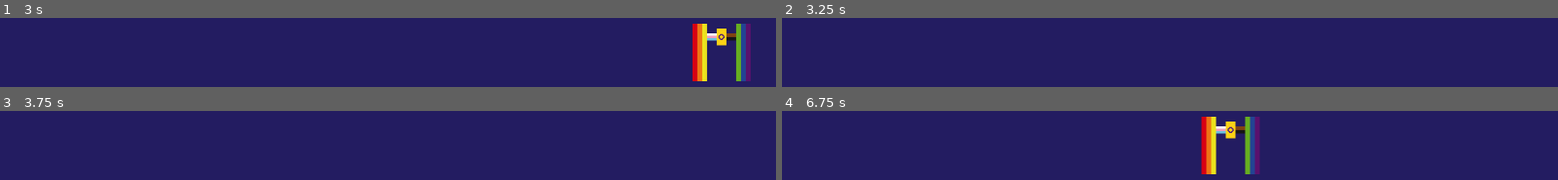
Above: before the commit, frames 1-4 (two rows, left to right).
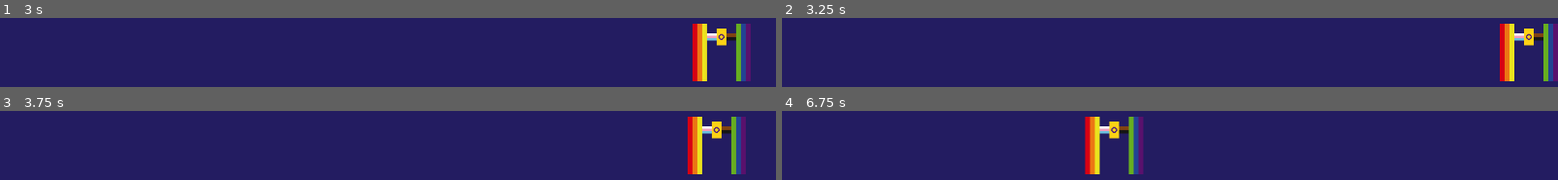
Above: after the commit, the same moments.

Repository: yndajas/qgjam-2023
Game: Godot game, scene res://main.tscn
Two runs of this game, one before a commit and one after it. Both use one fixed random seed, a clock stepped at 60 frames per second and the inputs below. The project has no main scene, so this scene is started directly.
Inputs:
- Up to frame 1 (3 s): tap Enter at 0.5 s; hold Right (move_right) 0.53-1.28 s; hold Left (move_left) 1.28-2.03 s; hold Right (move_right) from 2.03 s (still down)
- Up to frame 2 (3.25 s): keep holding Right (move_right)
- Up to frame 3 (3.75 s): tap Space at 3.5 s; release Right (move_right) at 3.53 s; hold Left (move_left) from 3.53 s (still down)
- Up to frame 4 (6.75 s): release Left (move_left) at 5.78 s; hold Right (move_right) from 5.78 s (still down)

Frame 1 is identical in both runs. In frame 2, 3.7% of the frame differs, in the area x 92-100%, y 8-92%; in frame 3, 3.7%; in frame 4, 7.9%, in the area x 39-62%, y 8-92%.

Commit message:
Prevent player leaving playable area

Diff:
--- a/scripts/player.gd
+++ b/scripts/player.gd
@@ -1,6 +1,11 @@
 extends CharacterBody2D
 
 const SPEED = 600.0
+const PLAYABLE_LEFT_EDGE = 0
+const PLAYABLE_RIGHT_EDGE = 1280
+@onready var player_edge_offset: int = $AnimatedSprite2D.get_sprite_frames().get_frame_texture("default", 0).get_size()[0] / 2
+
+enum Edge { LEFT, RIGHT }
 
 func _physics_process(delta: float) -> void:
 	var direction := Input.get_axis("move_left", "move_right")
@@ -11,3 +16,33 @@
 		velocity.x = move_toward(velocity.x, 0, SPEED / 2)
 
 	move_and_slide()
+
+	if is_beyond_edge(Edge.LEFT):
+		reset_to_edge(Edge.LEFT)
+	elif is_beyond_edge(Edge.RIGHT):
+		reset_to_edge(Edge.RIGHT)
+
+func is_beyond_edge(edge: int) -> bool:
+	if is_left_edge(edge):
+		return x_position() - player_edge_offset < PLAYABLE_LEFT_EDGE
+	else:
+		return x_position() + player_edge_offset > PLAYABLE_RIGHT_EDGE
+
+func is_left_edge(edge: int) -> bool:
+	return edge == Edge.LEFT
+
+func reset_to_edge(edge: int) -> void:
+	var target_x_position: int
+
+	if is_left_edge(edge):
+		target_x_position = PLAYABLE_LEFT_EDGE + player_edge_offset
+	else:
+		target_x_position = PLAYABLE_RIGHT_EDGE - player_edge_offset
+
+	self.global_position = Vector2(target_x_position, y_position())
+
+func x_position() -> int:
+	return self.global_position[0]
+
+func y_position() -> int:
+	return self.global_position[1]
Not shown, changed: TODO.md
